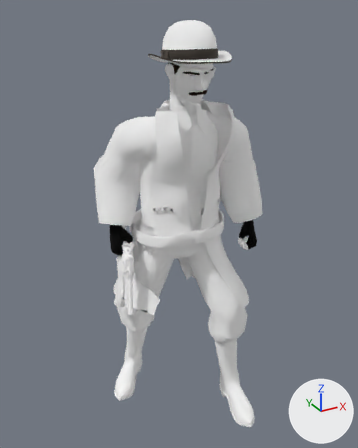
The glTF model public/experiments/out-west/3d/native-v2/baked/outlaw-11.glb: old version first, new version second.
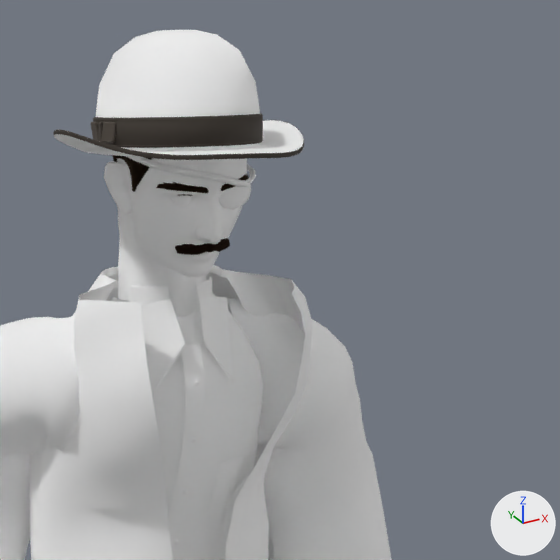
Old and new are each drawn whole from a camera (50 mm lens) standing at (-0.842, -1.465, 1.579) and looking at (0.002, 0.07, 0.812) and again close up on the part from 36% to 89% of the width and 2% to 44% of the height. The axes (+X, +Y, +Z) are drawn at lower right. The lights are the same throughout. The first two pictures are the older version. Where no turn or scale is listed for an object, it has been applied to the vertices.

Objects in the first close-up: 'Bound brim edge', 'Felt crown', 'Fitted hatband', 'native.skin-part.80.1', 'native.skin-part.80.2' and 1 more.
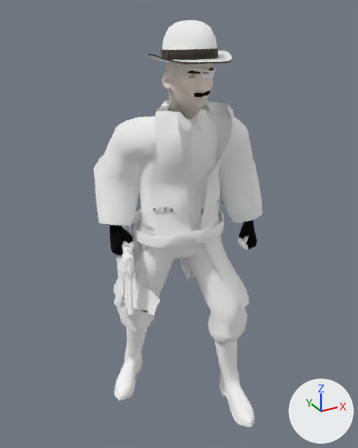
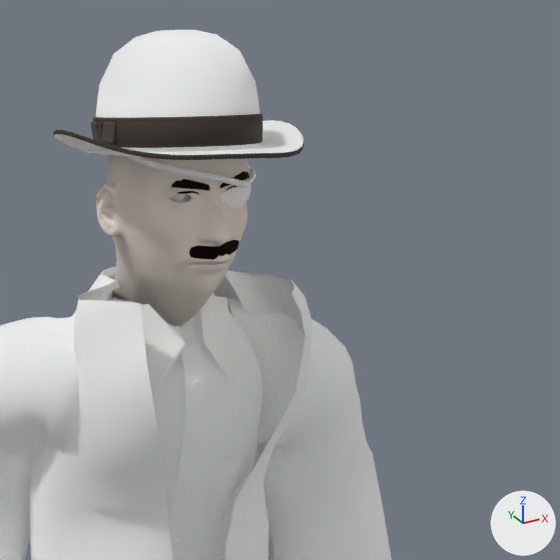
What differs and where, as boxes [x1, y1, x2, y2] in the close-ups (560 x 560 px):
'native.skin-part.83.1', added: after [96, 155, 250, 328]
'native.skin-part.80.1', no longer drawn: before [104, 155, 249, 317]
'native.skin-part.83.0', added: after [170, 171, 249, 260]

What changed in the scene script:
```text
Add mat_field_worn_skin:
    mat_field_worn_skin = bpy.data.materials.new('Field-worn skin')
    # nodes: BsdfPrincipled, Mix, OutputMaterial, VertexColor
    # colours: white #f9efe3, mixed with the vertex colours
Add me_skin_part_1_part_1:
    me_skin_part_1_part_1.from_pydata(...)  # 4297 vertices, 8540 faces; spans x -0.11..0.057, y -0.146..0.08, z 1.194..1.499
    me_skin_part_1_part_1.materials.append(mat_field_worn_skin)
Add me_skin_part_1_part_0:
    me_skin_part_1_part_0.from_pydata(...)  # 2180 vertices, 4092 faces; spans x -0.262..0.294, y -0.139..0.165, z 0.693..1.517
    me_skin_part_1_part_0.materials.append(mat_character)
Change ob_native_skin_part_80_1:
    ob_native_skin_part_80_1.rotation_euler: (-1.571, 0.0, 0.0) -> (0.0, 0.0, 0.0)  # degrees (-90, 0, 0) -> degrees (0, 0, 0)
    ob_native_skin_part_80_1.scale: (0.844, 0.844, 0.844) -> (1.0, 1.0, 1.0)
    ob_native_skin_part_80_1: bpy.data.objects.new('native.skin-part.80.1', me_skin_part_1) -> bpy.data.objects.new('native.skin-part.80.1', None)
    add ob_native_skin_part_80_1.parent = ob_character_001
    ob_native_skin_part_80_1.location: (0.0, 0.0, 0.00278) -> (0.0, 0.0, 0.0)
Add ob_native_skin_part_83_1:
    ob_native_skin_part_83_1 = bpy.data.objects.new('native.skin-part.83.1', me_skin_part_1_part_1)
    ob_native_skin_part_83_1.location = (0.0, 0.0, 0.003)
Add ob_native_skin_part_83_0:
    ob_native_skin_part_83_0 = bpy.data.objects.new('native.skin-part.83.0', me_skin_part_1_part_0)
    ob_native_skin_part_83_0.location = (0.0, 0.0, 0.003)
```
